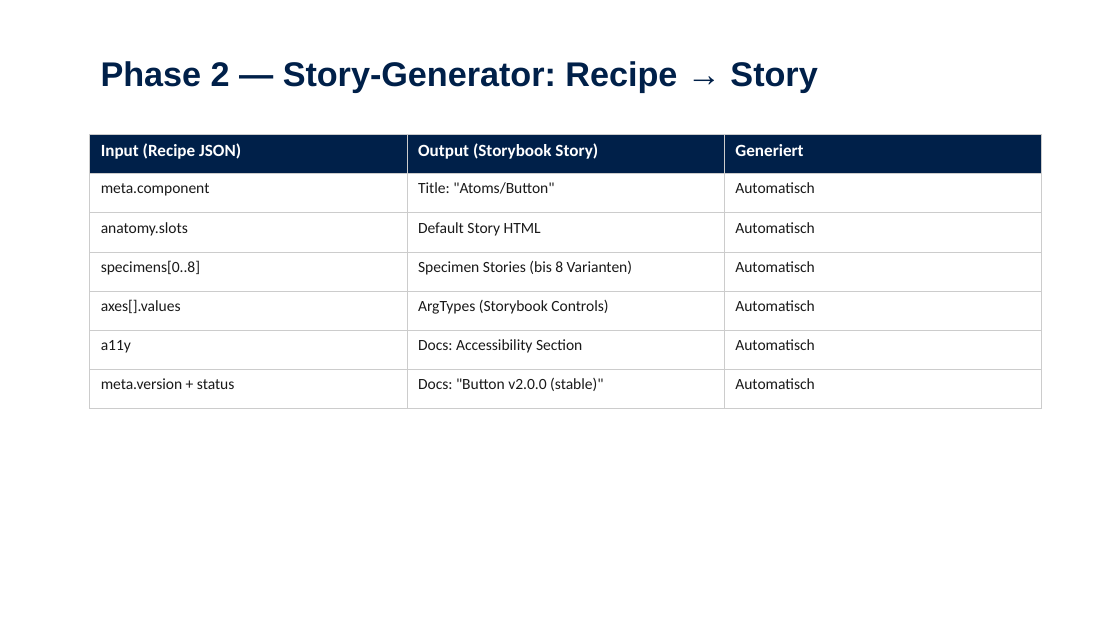
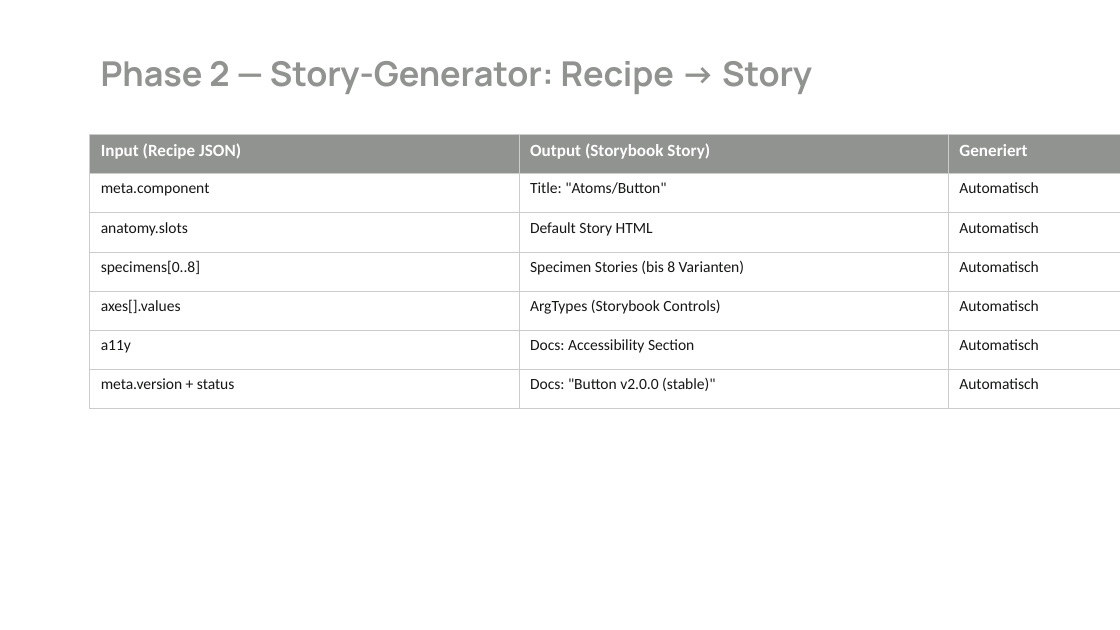
Before and after one commit to FrankMilius/NEO-DS, a slide deck: slide 13 of data/dev-process-schulung.pptx. Drawn at 1120x630 pixels with LibreOffice and Linux fonts; fonts in the diff are those of the drawing. Boxes give left, top, right and bottom in pixels: in the first picture for what was removed or moved away, otherwise in the second. Text is boxed around its words. In the diff, an @@ line names an element or a change of style, - is before the commit and + after.

```diff
--- a/data/dev-process-schulung.pptx
+++ b/data/dev-process-schulung.pptx
@@ text "Phase 2 — Story-Generator: Recipe ..." at (101, 61, 812, 94): font Arial to Manrope, text colour #002049 to #909390 @@
@@ table at (90, 134, 1120, 395) @@
@@ fill #002049 to #909390 in row 1 @@
@@ text colour #1A1A1A to #161816 in "meta.component", "Title: "Atoms/Button"", "Automatisch", "anatomy.slots" and 14 more places @@
@@ table: place and size @@
-table at (90, 134, 1040, 409)
+table at (90, 134, 1120, 395)
```
Also in this commit, not shown: 41 other slides changed, 5 slides removed, 1 other file.
